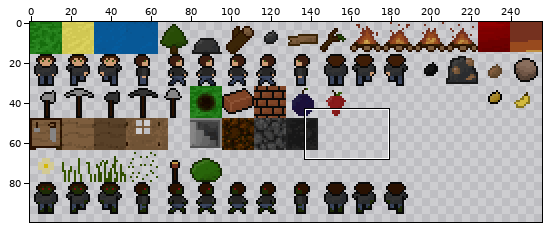
A sprite sheet gets an edit: assets/spritesheet.png. The picture above shows the old version from afar; the outline marks the close-up.
Close-up. Earlier state:
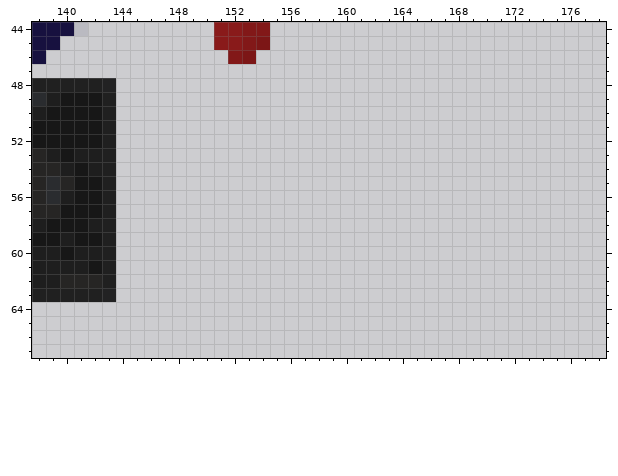
The file is 256x256 pixels. Pixels under 10% opacity are left out. Colours within 5 levels of each other are drawn and written as one. Shown: x 138..178, y 44..67. The wide view leaves out empty margins.
The result:
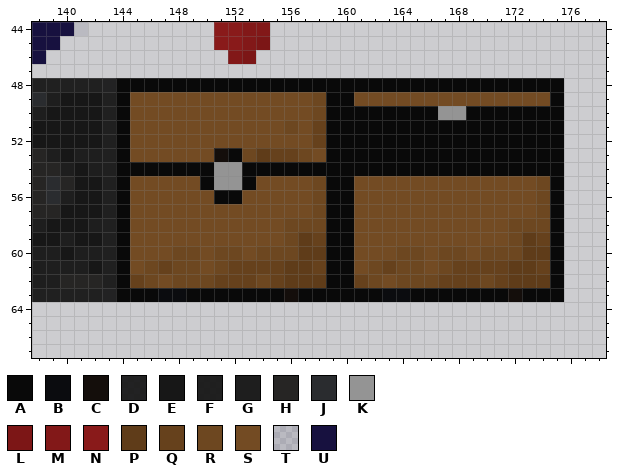
Palette (. is transparent): A #090909  B #0b0c0f  C #140e0b  D #131313ea  E #171717  F #181818f4  G #1e1e1e  H #262524  J #2a2c2f  K #949494  L #7c1616  M #821818  N #891a1a  P #5f3c19  Q #66411c  R #6d4720  S #734b23  T #0f0f3e1a  U #17113f
Diff:
Changed rows in their new state; - is an unchanged pixel.
first column x 144:
48 AAAAAAAAAAAAAAAAAAAAAAAAAAAAAAAA
49 ASSSSSSSSSSSSSRAASSSSSSSSSSSSSSA
50 ASSSSSSSSSSSSSRAAAAAAAAKKAAAAAAA
51 ASSSSSSSSSSSRSQAAAAAAAAAAAAAAAAA
52 ASSSSSSSSSSSSSQAAAAAAAAAAAAAAAAA
53 ASSSSSSCARPQQRSAAAAAAAAAAAAAAAAA
54 AAAAAAAKKAAAAAAAAAAAAAAAAAAAAAAA
55 ASSSSSAKKASSSSRAASSSSSSSSSSSSSRA
56 ASSSSSSAASSSSSRAASSSSSSSSSSSSSRA
57 ASSSSSSSSSSSSSRAASSSSSSSSSSSSSRA
58 ASSSSSSSSSSSRRRAASSSSSSSSSSSRRRA
59 ASSSSSSSSSSSRPQAASSSSSSSSSSSRPQA
60 ASSSRRSRRSRRRPPAASSSRRSRRSRRRPPA
61 ASRQRRSRQQQQPPQAASRQRRSRQQQQPPQA
62 AQRSRRRQQQRQPPPAAQRSRRRQQQRQPPPA
63 AAABBAAAAAAACAAAAAABBAAAAAAACAAA
Pixel boxes of the changes (left, top, right, bottom) in both close-ups:
added: (116, 78, 564, 302)
